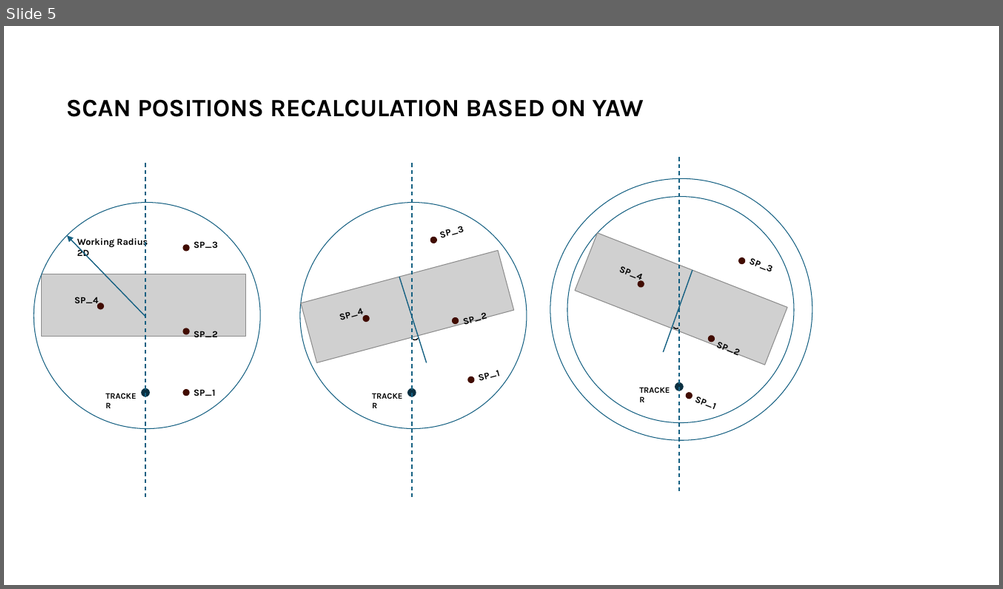
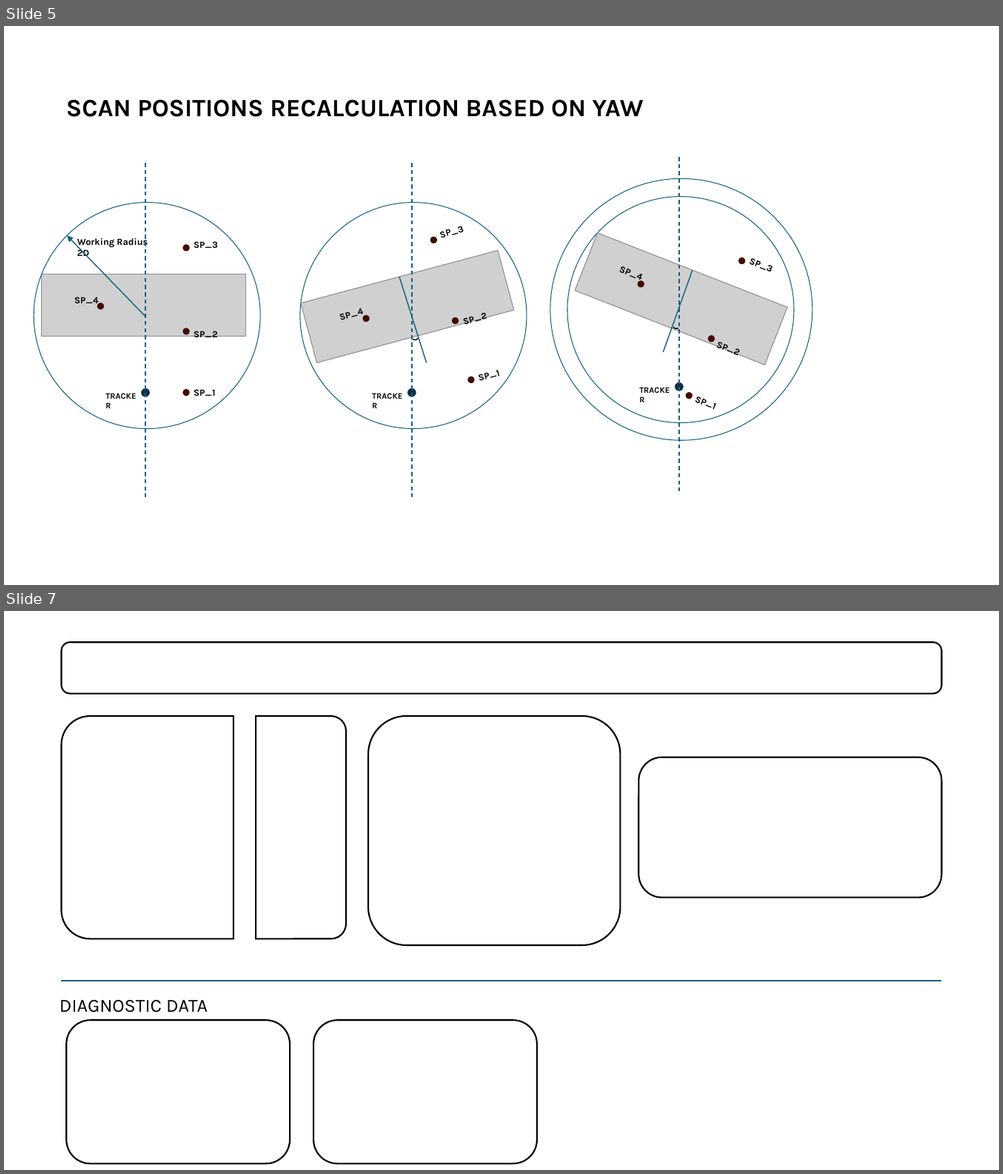
Before and after one commit to mkc2011/App-BLINC_iM, a slide deck: New Microsoft PowerPoint Presentation.pptx. Shown one above the other, each under a label of ours: slide 5 before the commit, slides 5 and 7 after it; the slides between them are not shown. The pictures are 1003x589 and 1003x1174 pixels, drawn with LibreOffice and Linux fonts; fonts in the diff are those of the drawing; grey boxes stand for pictures; background and template pictures are left out. Boxes give left, top, right and bottom in pixels: in the first picture for what was removed or moved away, otherwise in the second. Text is boxed around its words. In the diff, an @@ line names an element or a change of style, - is before the commit and + after.

```diff
--- a/New Microsoft PowerPoint Presentation.pptx
+++ b/New Microsoft PowerPoint Presentation.pptx
@@ slide 7 added at [4,611,999,1170], background #FFFFFF @@
@@ rounded rectangle added at [62,642,942,694], fill #FFFFFF, outline #000000 1.5 pt @@
@@ round same rect added at [62,716,234,940], fill #FFFFFF, outline #000000 1.5 pt @@
@@ round same rect added at [256,716,346,940], fill #FFFFFF, outline #000000 1.5 pt @@
@@ rounded rectangle added at [368,716,620,946], fill #FFFFFF, outline #000000 1.5 pt @@
@@ rounded rectangle added at [639,758,942,897], fill #FFFFFF, outline #000000 1.5 pt @@
@@ line added from (62, 981) to (941, 981), #156082 1.5 pt @@
@@ text added at [60,1000,208,1013], 18 pt, text #000000 @@
+DIAGNOSTIC DATA
@@ rounded rectangle added at [67,1021,290,1165], fill #FFFFFF, outline #000000 1.5 pt @@
@@ rounded rectangle added at [313,1021,537,1165], fill #FFFFFF, outline #000000 1.5 pt @@
```
Also in this commit, not shown: 1 slide changed, 2 other slides added, 2 other files.
